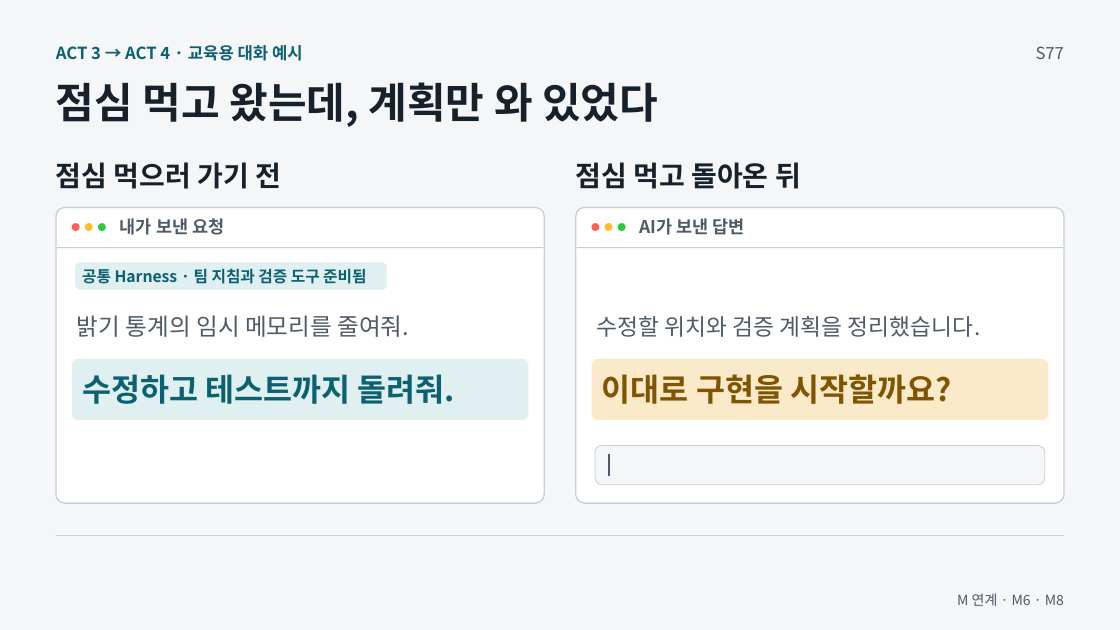
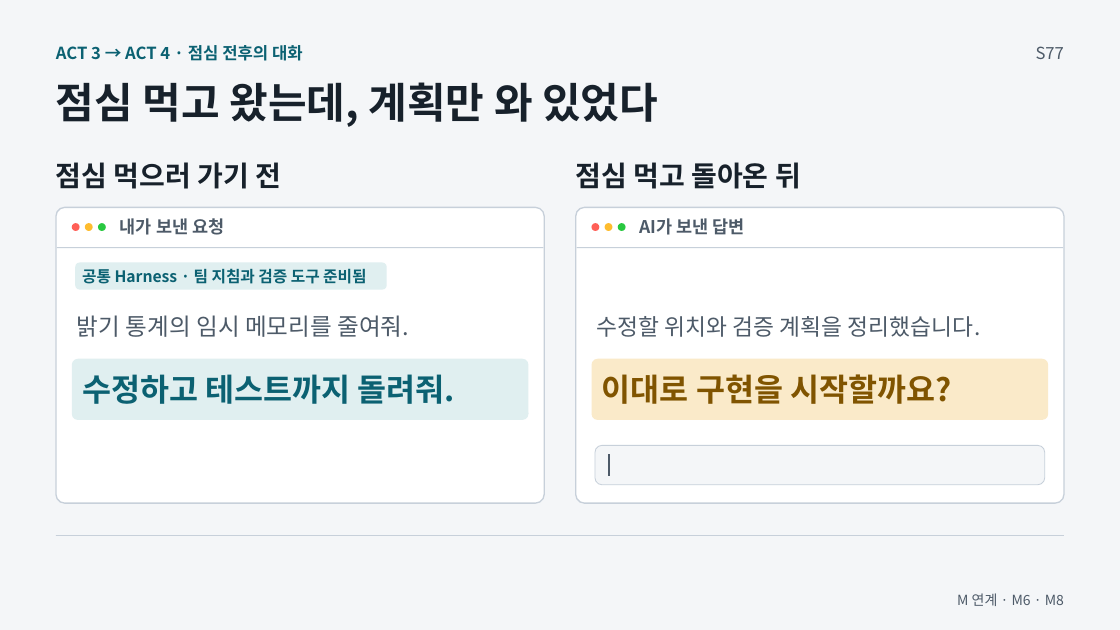
Before and after one commit to GideokKim/ai-dev-training, a slide deck: slide 18 of production/ACT_3.pptx. Drawn at 1120x630 pixels with LibreOffice and Linux fonts; fonts in the diff are those of the drawing. Boxes give left, top, right and bottom in pixels: in the first picture for what was removed or moved away, otherwise in the second. Text is boxed around its words. In the diff, an @@ line names an element or a change of style, - is before the commit and + after.

```diff
--- a/production/ACT_3.pptx
+++ b/production/ACT_3.pptx
@@ text at bbox=[56, 45, 303, 61]: text changed @@
-ACT 3 → ACT 4 · 교육용 대화 예시
+ACT 3 → ACT 4 · 점심 전후의 대화
```
Also in this commit, not shown: 1 other slide changed, 39 other files.
